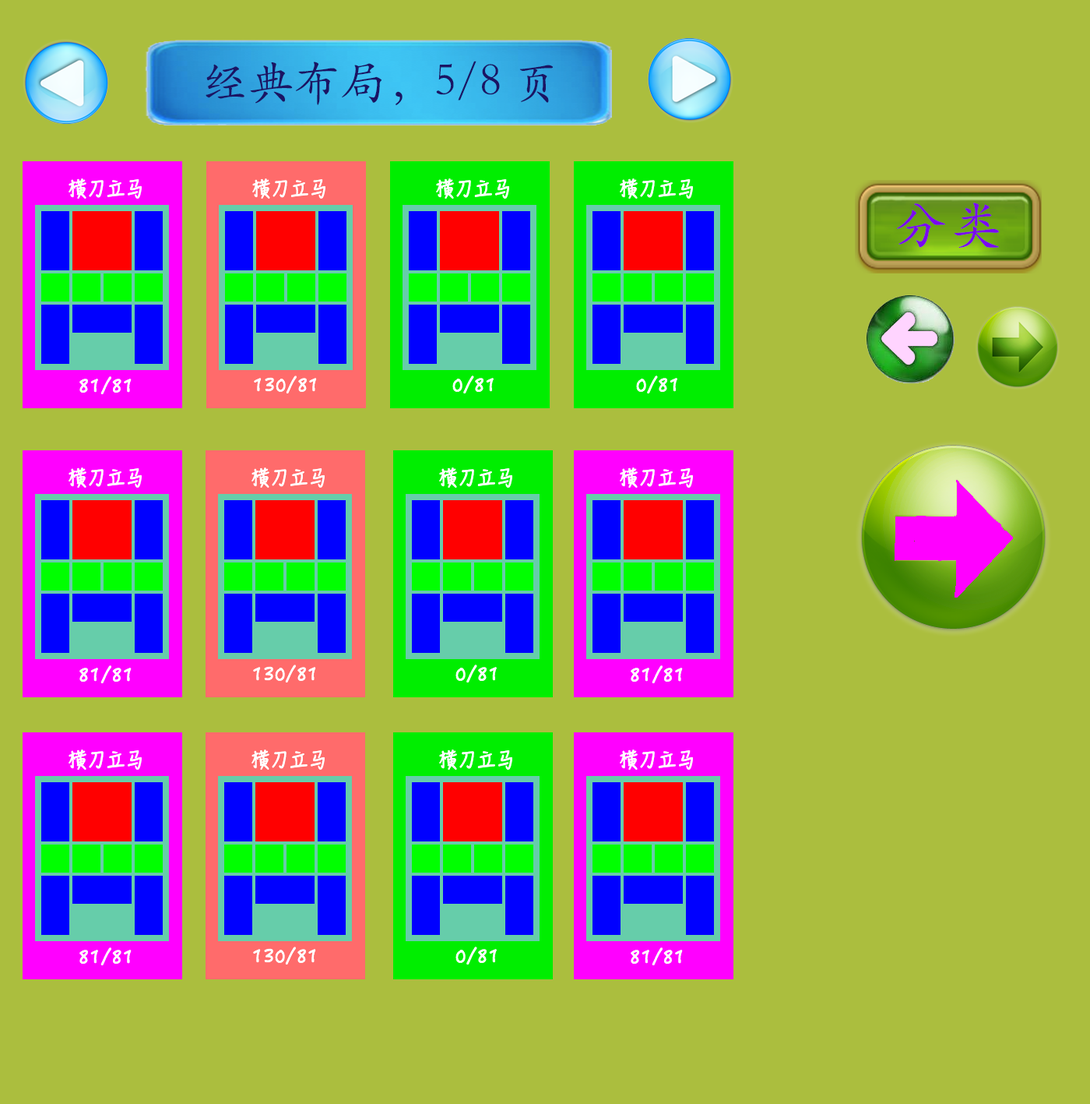
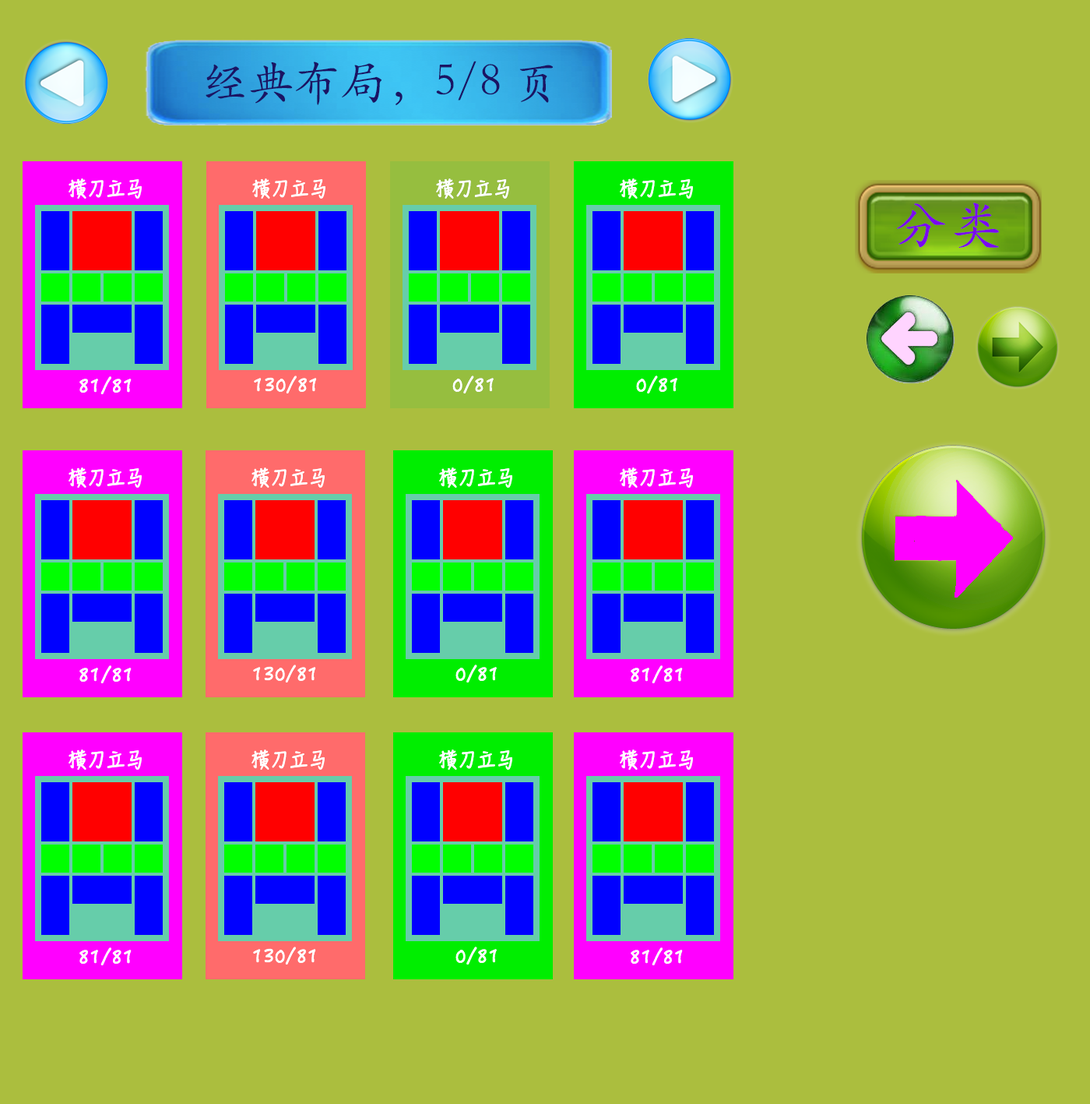
Layered file, before and after one edit (1090x1104). Changes by layer:
painted on "图层 2" (3rd of 3, in "第一排" › "没关的") over left=390, top=161, right=550, bottom=409
